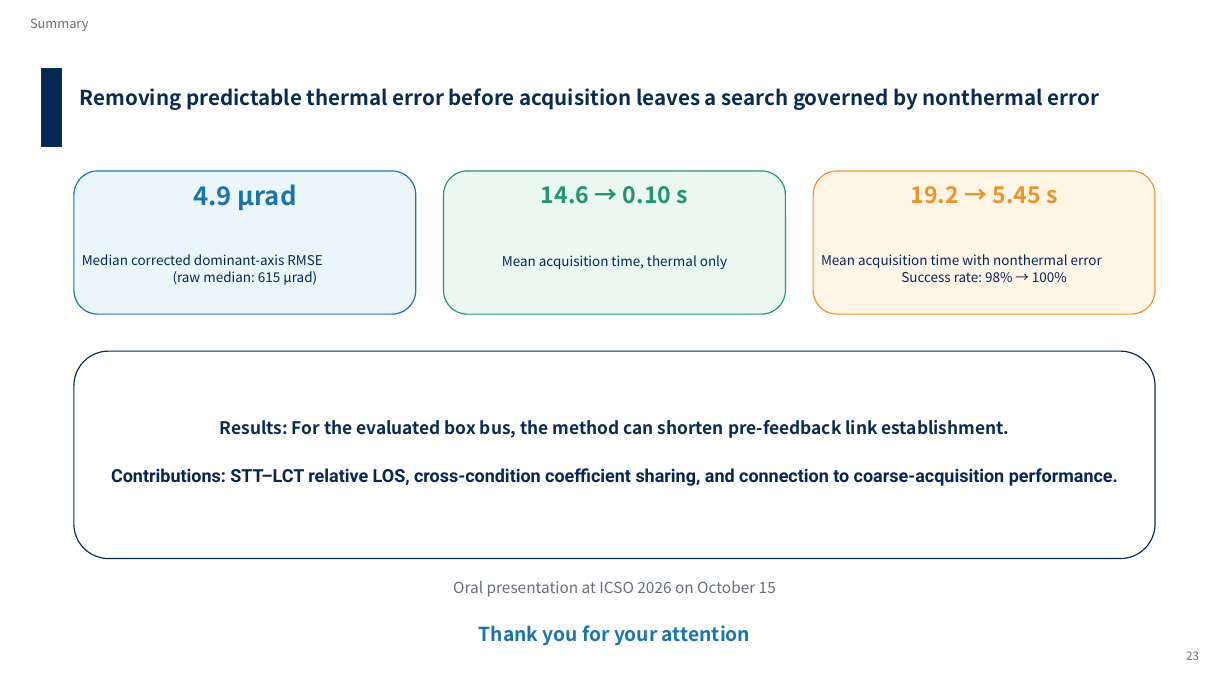
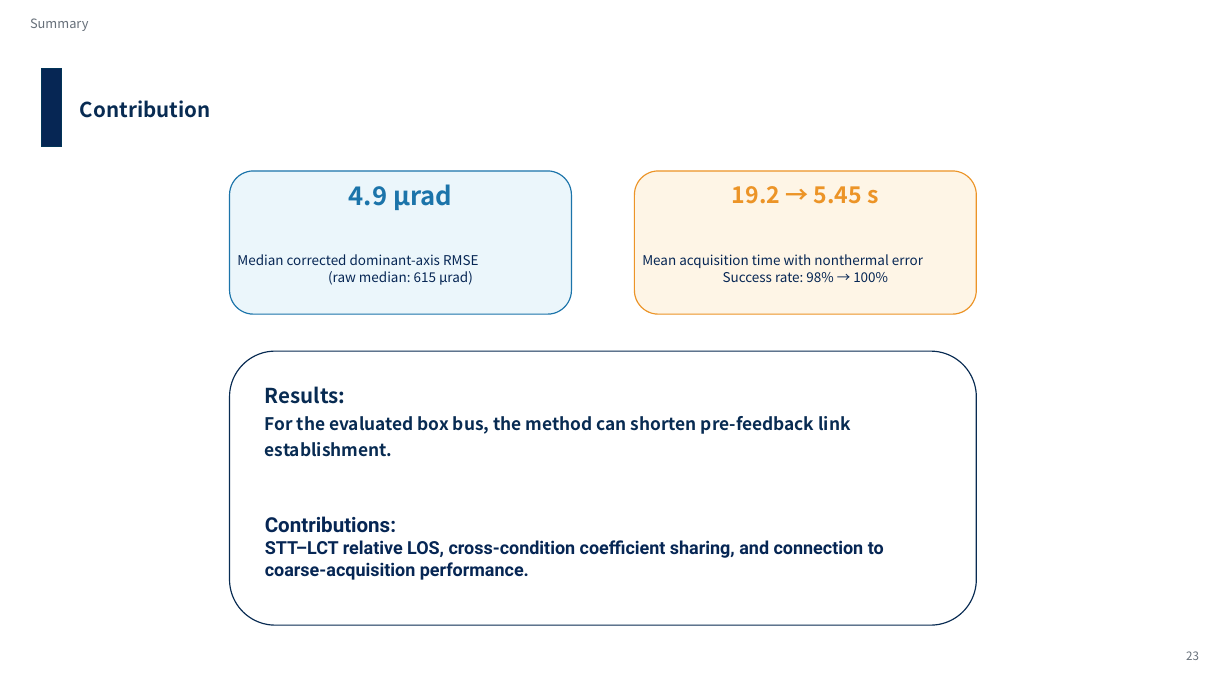
Before and after one commit to Hideki-1029/thermal-deformation-optcomm, a slide deck: slide 27 of papers/ICSO/slides/en_ICSO2026_slides_takamoto.pptx (slide 28 before the commit). Drawn at 1232x693 pixels with LibreOffice and Linux fonts; fonts in the diff are those of the drawing; background and template pictures are left out. Boxes give left, top, right and bottom in pixels: in the first picture for what was removed or moved away, otherwise in the second. Text is boxed around its words. In the diff, an @@ line names an element or a change of style, - is before the commit and + after.

```diff
--- a/papers/ICSO/slides/en_ICSO2026_slides_takamoto.pptx
+++ b/papers/ICSO/slides/en_ICSO2026_slides_takamoto.pptx
@@ text at (x1=80, y1=100, x2=211, y2=118): text changed @@
-Removing predictable thermal error before acquisition leaves a search governed by nonthermal error
+Contribution
@@ 2 texts, 1 rounded rectangle moved together from (x1=74, y1=171, x2=416, y2=314) to (x1=230, y1=171, x2=572, y2=314) @@
@@ rounded rectangle removed at (x1=444, y1=171, x2=786, y2=314) @@
@@ 2 texts, 1 rounded rectangle moved together from (x1=813, y1=171, x2=1155, y2=314) to (x1=634, y1=171, x2=976, y2=314) @@
@@ text removed at (x1=541, y1=186, x2=688, y2=204) @@
-14.6 → 0.10 s
@@ text removed at (x1=502, y1=255, x2=727, y2=269) @@
-Mean acquisition time, thermal only
@@ rounded rectangle resized from (x1=74, y1=351, x2=1155, y2=559) to (x1=230, y1=351, x2=976, y2=625) @@
@@ text at (x1=265, y1=386, x2=884, y2=580): text changed @@
-Results: For the evaluated box bus, the method can shorten pre-feedback link establishment.
-Contributions: STT–LCT relative LOS, cross-condition coefficient sharing, and connection to coarse-acquisition performance.
+Results:
+For the evaluated box bus, the method can shorten pre-feedback link establishment.
+Contributions:
+STT–LCT relative LOS, cross-condition coefficient sharing, and connection to coarse-acquisition performance.
@@ text removed at (x1=453, y1=580, x2=776, y2=597) @@
-Oral presentation at ICSO 2026 on October 15
@@ text removed at (x1=479, y1=625, x2=750, y2=646) @@
-Thank you for your attention
```
Also in this commit, not shown: 8 other slides changed, 2 other files.
